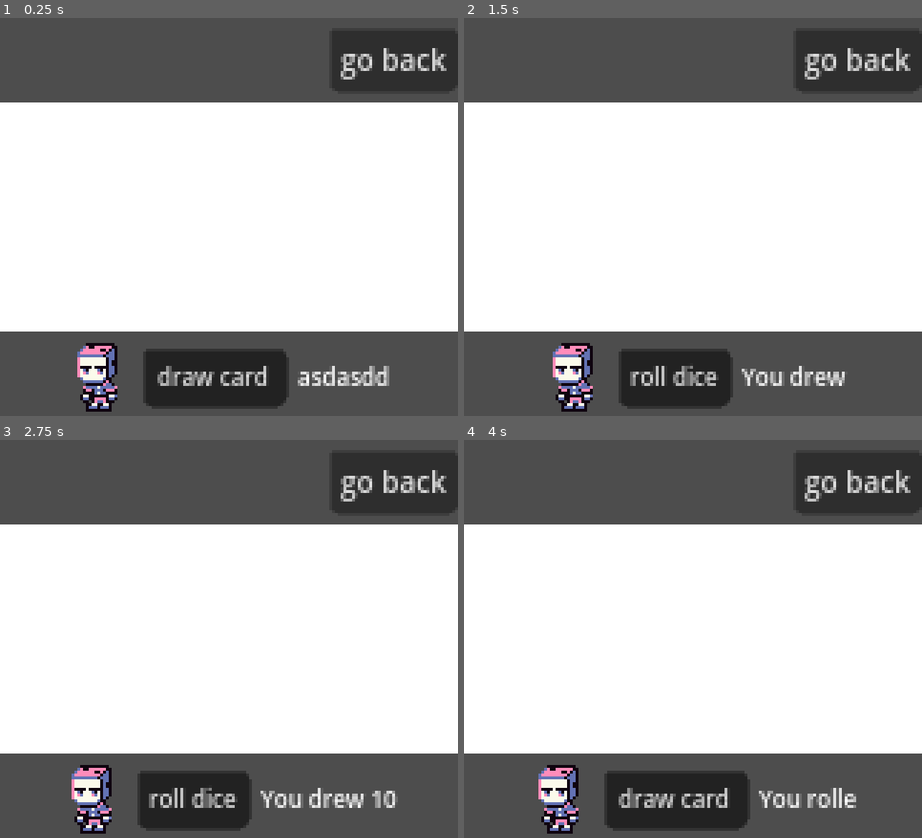
Above: before the commit, frames 1-4 (two rows, left to right).
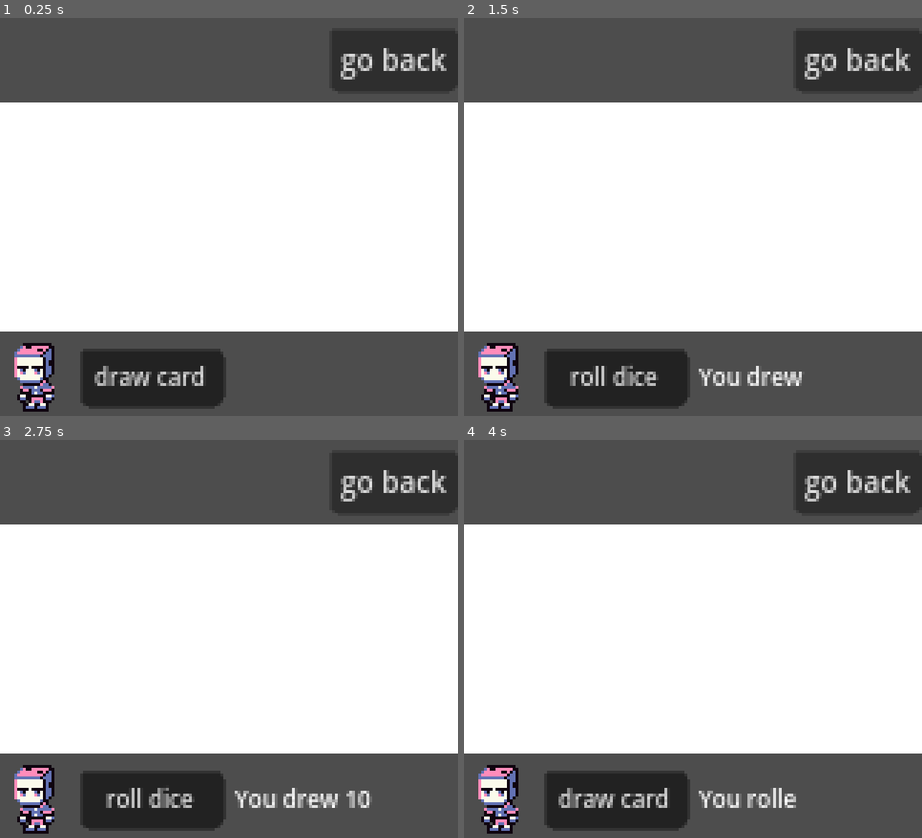
Above: after the commit, the same moments.

Repository: 0xspiderr/gbjam13_gamejam
Game: Godot game, scene res://scenes/combat/combat.tscn
Same seed, same stepped clock (60 frames per second), same inputs: the game is played once before the commit and once after it. This scene is started directly instead of the project's main scene.
Inputs:
- Up to frame 1 (0.25 s): no input
- Up to frame 2 (1.5 s): tap Enter at 0.5 s; hold D (right) 0.53-1.28 s; hold Space (interact) 0.53-1.28 s; hold S (down) from 1.28 s (still down); tap Space (interact) at 1.35 s
- Up to frame 3 (2.75 s): release S (down) at 2.03 s; hold D (right) from 2.03 s (still down); hold Space (interact) from 2.03 s (still down)
- Up to frame 4 (4 s): release D (right) at 2.78 s; release Space (interact) at 2.78 s; hold W (up) 2.78-3.53 s; tap Space (interact) at 2.85 s; hold A (left) from 3.53 s (still down); hold Space (interact) from 3.53 s (still down)

The runs differ from the first frame. In frame 1, 6.5% of the frame differs, in the area x 3-85%, y 81-99%; in frame 2, 6.4%; in frame 3, 5.8%; in frame 4, 6.5%.

Commit message:
added draw card sfx

Diff:
--- a/scenes/combat/combat.gd
+++ b/scenes/combat/combat.gd
@@ -79,6 +79,7 @@
 	var card_value: int = randi_range(1, 11)
 	card_value_label.text = str(card_value)
 	_draw_text("You drew %s" % card_value, combat_indicator_label)
+	SoundManager.play_sfx(SoundManager.FLIP_CARD)
 
 
 func _roll_dice() -> void:
--- a/scenes/combat/combat.tscn
+++ b/scenes/combat/combat.tscn
@@ -73,24 +73,27 @@
 grow_horizontal = 2
 grow_vertical = 2
 
-[node name="HBoxContainer" type="HBoxContainer" parent="MarginContainer/VBoxContainer"]
+[node name="HBoxContainer4" type="HBoxContainer" parent="MarginContainer/VBoxContainer"]
+layout_mode = 2
+
+[node name="HBoxContainer" type="HBoxContainer" parent="MarginContainer/VBoxContainer/HBoxContainer4"]
 layout_mode = 2
 size_flags_horizontal = 4
 size_flags_vertical = 4
 
-[node name="TextureRect" type="TextureRect" parent="MarginContainer/VBoxContainer/HBoxContainer"]
+[node name="TextureRect" type="TextureRect" parent="MarginContainer/VBoxContainer/HBoxContainer4/HBoxContainer"]
 layout_mode = 2
 size_flags_horizontal = 4
 size_flags_vertical = 4
 texture = ExtResource("2_6aonj")
 
-[node name="ButtonContainer" type="PanelContainer" parent="MarginContainer/VBoxContainer/HBoxContainer"]
+[node name="ButtonContainer" type="PanelContainer" parent="MarginContainer/VBoxContainer/HBoxContainer4/HBoxContainer"]
 unique_name_in_owner = true
 layout_mode = 2
 size_flags_horizontal = 0
 size_flags_vertical = 4
 
-[node name="DrawCardBtn" type="Button" parent="MarginContainer/VBoxContainer/HBoxContainer/ButtonContainer"]
+[node name="DrawCardBtn" type="Button" parent="MarginContainer/VBoxContainer/HBoxContainer4/HBoxContainer/ButtonContainer"]
 unique_name_in_owner = true
 custom_minimum_size = Vector2(50, 20)
 layout_mode = 2
@@ -101,9 +104,10 @@
 text = "draw card"
 autowrap_mode = 2
 
-[node name="RollDiceBtn" type="Button" parent="MarginContainer/VBoxContainer/HBoxContainer/ButtonContainer"]
+[node name="RollDiceBtn" type="Button" parent="MarginContainer/VBoxContainer/HBoxContainer4/HBoxContainer/ButtonContainer"]
 unique_name_in_owner = true
 visible = false
+custom_minimum_size = Vector2(50, 20)
 layout_mode = 2
 size_flags_horizontal = 4
 size_flags_vertical = 4
@@ -111,11 +115,13 @@
 theme_override_font_sizes/font_size = 8
 text = "roll dice"
 
-[node name="CombatIndicatorLabel" type="Label" parent="MarginContainer/VBoxContainer/HBoxContainer"]
+[node name="HBoxContainer3" type="HBoxContainer" parent="MarginContainer/VBoxContainer/HBoxContainer4"]
+layout_mode = 2
+
+[node name="CombatIndicatorLabel" type="Label" parent="MarginContainer/VBoxContainer/HBoxContainer4/HBoxContainer3"]
 unique_name_in_owner = true
 layout_mode = 2
 theme_override_font_sizes/font_size = 8
-text = "asdasdd"
 
 [node name="CooldownTimer" type="Timer" parent="."]
 wait_time = 2.0
--- a/scenes/player/player.gd
+++ b/scenes/player/player.gd
@@ -4,10 +4,8 @@
 
 @export var speed: float = 100.0
 @onready var player_sprites: AnimatedSprite2D = $PlayerSprites
-var is_colliding: bool = false
 
 var player_dir: Vector2 = Vector2.ZERO
-var last_player_dir: Vector2 = Vector2.ZERO
 var last_position: Vector2
 
 
@@ -59,12 +57,3 @@
 		player_sprites.play(&"walk_right")
 	elif player_dir.x == -1:
 		player_sprites.play(&"walk_left")
-
-
-func _on_area_2d_body_entered(body: Node2D) -> void:
-	is_colliding = true
-	last_player_dir = player_dir
-
-
-func _on_area_2d_body_exited(body: Node2D) -> void:
-	is_colliding = false
--- a/scenes/player/player.tscn
+++ b/scenes/player/player.tscn
@@ -318,9 +318,6 @@
 [sub_resource type="RectangleShape2D" id="RectangleShape2D_8afob"]
 size = Vector2(13, 20)
 
-[sub_resource type="RectangleShape2D" id="RectangleShape2D_75vfm"]
-size = Vector2(12, 22)
-
 [node name="Player" type="CharacterBody2D"]
 script = ExtResource("1_dovo2")
 speed = 75.0
@@ -336,11 +333,3 @@
 [node name="PlayerCamera" type="Camera2D" parent="."]
 process_callback = 0
 position_smoothing_speed = 10.0
-
-[node name="Area2D" type="Area2D" parent="."]
-
-[node name="CollisionShape2D" type="CollisionShape2D" parent="Area2D"]
-shape = SubResource("RectangleShape2D_75vfm")
-
-[connection signal="body_entered" from="Area2D" to="." method="_on_area_2d_body_entered"]
-[connection signal="body_exited" from="Area2D" to="." method="_on_area_2d_body_exited"]
--- a/singletons/sound/sound_manager.gd
+++ b/singletons/sound/sound_manager.gd
@@ -2,11 +2,16 @@
 
 
 @onready var music_stream_player: AudioStreamPlayer = $MusicStreamPlayer
+@onready var sfx_stream_player: AudioStreamPlayer = $SfxStreamPlayer
 
 #region MUSIC PATHS
-const COMBAT = "res://sounds/Combat.ogg"
-const MAIN_MENU_OGG = "res://sounds/MainMenuOGG.ogg"
+const COMBAT = "res://sounds/music/Combat.ogg"
+const MAIN_MENU_OGG = "res://sounds/music/MainMenuOGG.ogg"
+#endregion
 
+#region SFX PATHS
+const DOOR_OPEN = "res://sounds/sfx/DoorOpen.ogg"
+const FLIP_CARD = "res://sounds/sfx/FlipCard.ogg"
 #endregion
 
 
@@ -17,3 +22,11 @@
 	stream.loop = true
 	music_stream_player.stream = stream
 	music_stream_player.play()
+
+
+func play_sfx(path: String) -> void:
+	sfx_stream_player.stop()
+
+	var stream = AudioStreamOggVorbis.load_from_file(path)
+	sfx_stream_player.stream = stream
+	sfx_stream_player.play()
--- a/singletons/sound/sound_manager.tscn
+++ b/singletons/sound/sound_manager.tscn
@@ -6,3 +6,6 @@
 script = ExtResource("1_dx566")
 
 [node name="MusicStreamPlayer" type="AudioStreamPlayer" parent="."]
+volume_db = -10.0
+
+[node name="SfxStreamPlayer" type="AudioStreamPlayer" parent="."]
Not shown: 1 places in scenes/player/player.tscn that only renumber resources
Not shown, removed: sounds/Combat.ogg.import
Not shown, removed: sounds/MainMenuOGG.ogg.import
Not shown, added: sounds/music/Combat.ogg.import
Not shown, added: sounds/music/MainMenuOGG.ogg.import
Not shown, added: sounds/sfx/DoorOpen.ogg.import
Not shown, added: sounds/sfx/FlipCard.ogg.import
Not shown, added: sounds/music/Combat.ogg
Not shown, added: sounds/music/MainMenuOGG.ogg
Not shown, added: sounds/sfx/DoorOpen.ogg
Not shown, added: sounds/sfx/FlipCard.ogg
